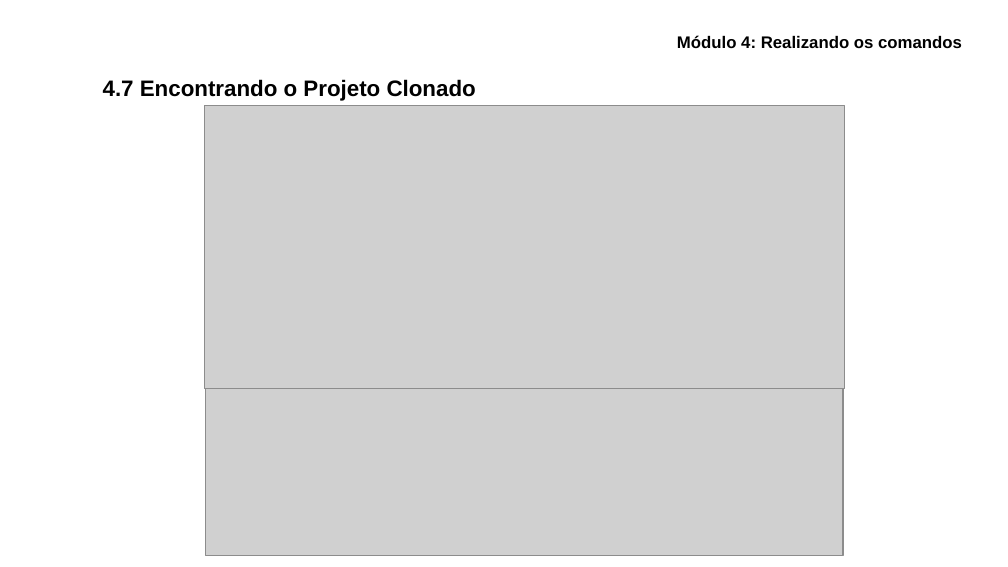
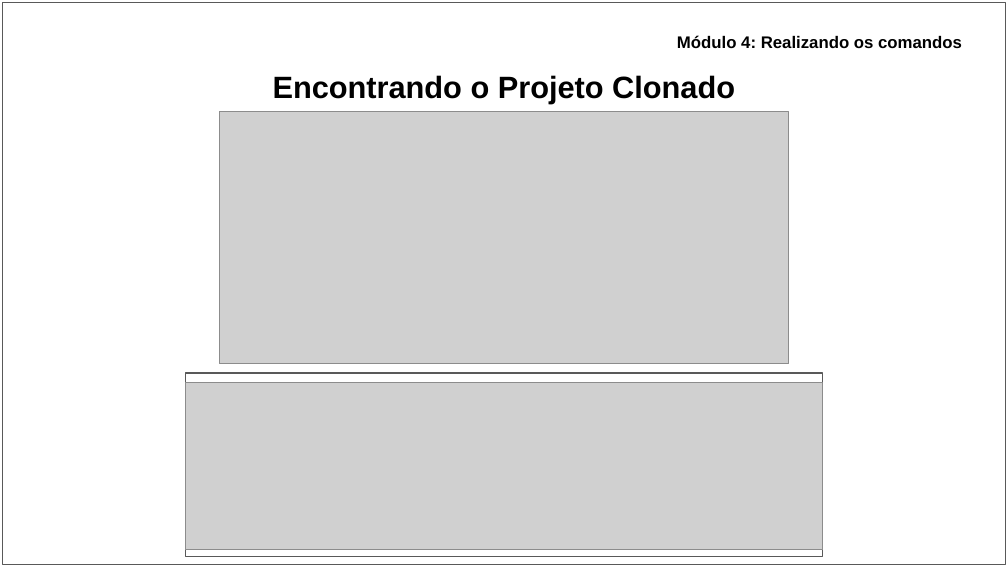
Before and after one commit to ryancunha13/Curso-Git-02, a slide deck: slide 18 of Materiais didáticos/Apresentação - Curso de Git_GitHub.pptx. Drawn at 1008x567 pixels with LibreOffice and Linux fonts; fonts in the diff are those of the drawing; grey boxes stand for pictures. Boxes give left, top, right and bottom in pixels: in the first picture for what was removed or moved away, otherwise in the second. Text is boxed around its words. In the diff, an @@ line names an element or a change of style, - is before the commit and + after.

```diff
--- a/Materiais didáticos/Apresentação - Curso de Git_GitHub.pptx
+++ b/Materiais didáticos/Apresentação - Curso de Git_GitHub.pptx
@@ rectangle added at (2, 2, 1006, 564), fill #FFFFFF, outline #595959 0.75 pt @@
@@ title at (273, 75, 735, 104): text changed; size 16 to 22 pt @@
-4.7 Encontrando o Projeto Clonado
+Encontrando o Projeto Clonado
@@ picture: place and size @@
-picture at (205, 106, 845, 389)
+picture at (219, 112, 788, 364)
@@ picture: place and size @@
-picture at (206, 389, 843, 556)
+picture at (185, 383, 823, 550)
@@ rectangle added at (185, 373, 823, 556), fill #FFFFFF, outline #595959 0.75 pt @@
```
Also in this commit, not shown: 38 other slides changed, 2 slides added, 3 other files.
